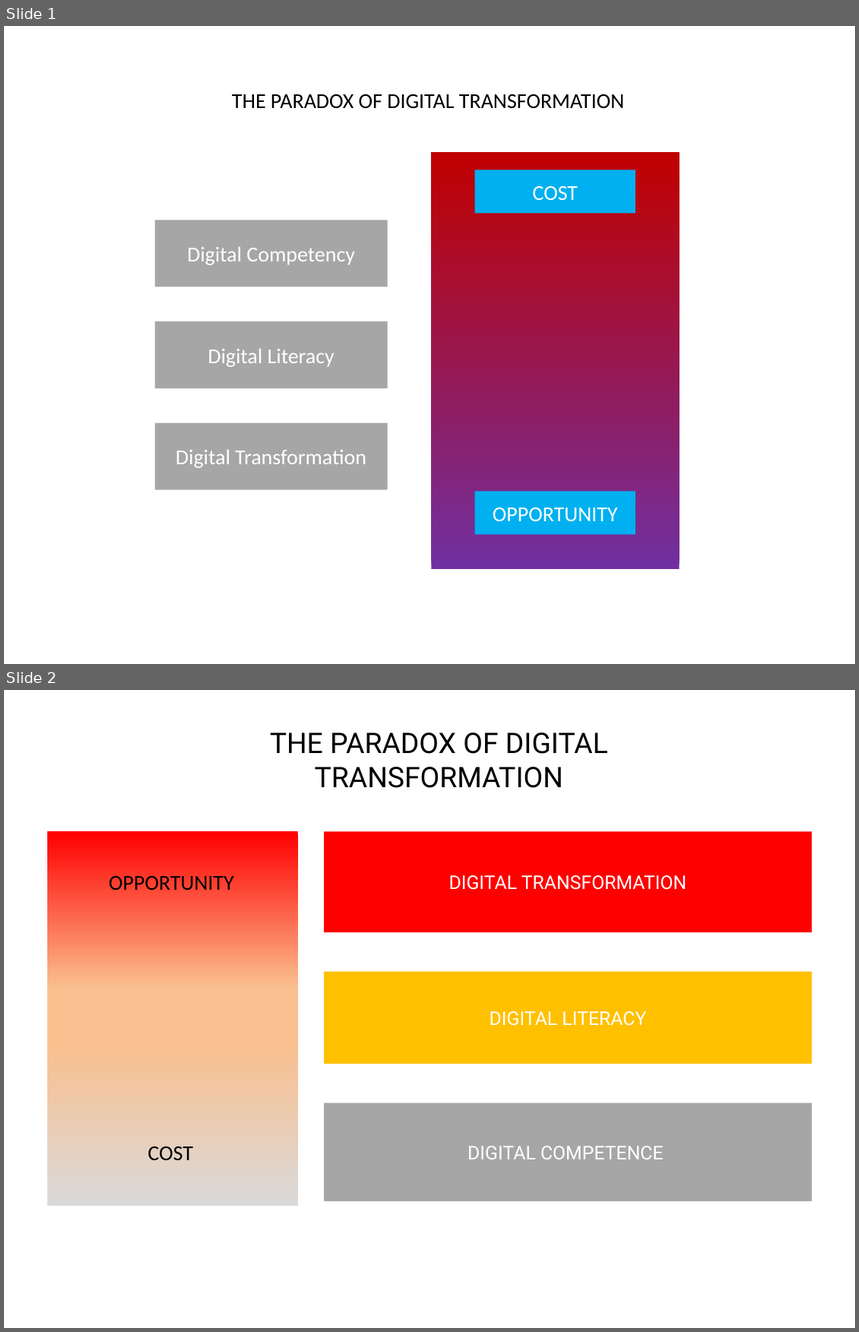
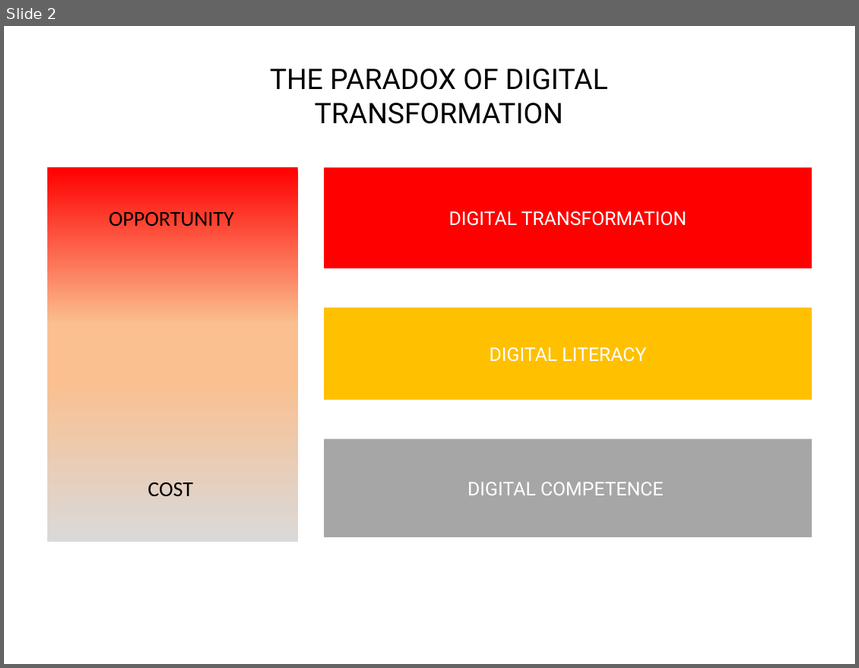
Before and after one commit to peterheard01/logic-room, a slide deck: _posts/does-anyone-really-understand-digital-transformation-not-according-to-research/images/images.pptx. Shown one above the other, each under a label of ours: slides 1 and 2 before the commit, slide 2 after it. The pictures are 859x1332 and 859x668 pixels, drawn with LibreOffice and Linux fonts; fonts in the diff are those of the drawing; background and template pictures are left out. Boxes give left, top, right and bottom in pixels: in the first picture for what was removed or moved away, otherwise in the second. Text is boxed around its words. In the diff, an @@ line names an element or a change of style, - is before the commit and + after.

Commit message:
added digital transformation Atype BType

```diff
--- a/_posts/does-anyone-really-understand-digital-transformation-not-according-to-research/images/images.pptx
+++ b/_posts/does-anyone-really-understand-digital-transformation-not-according-to-research/images/images.pptx
@@ slide 1 removed at (4, 26, 855, 664), background picture (left out) @@
@@ text removed at (232, 94, 624, 109) @@
-THE PARADOX OF DIGITAL TRANSFORMATION
@@ rectangle removed at (431, 152, 679, 570) @@
@@ rectangle removed at (474, 170, 636, 213) @@
-COST
@@ rectangle removed at (154, 220, 387, 287) @@
-Digital Competency
@@ rectangle removed at (154, 322, 387, 389) @@
-Digital Literacy
@@ rectangle removed at (154, 423, 387, 491) @@
-Digital Transformation
@@ rectangle removed at (474, 492, 636, 535) @@
-OPPORTUNITY
```
Also in this commit, not shown: 1 slide added, 11 other files.
